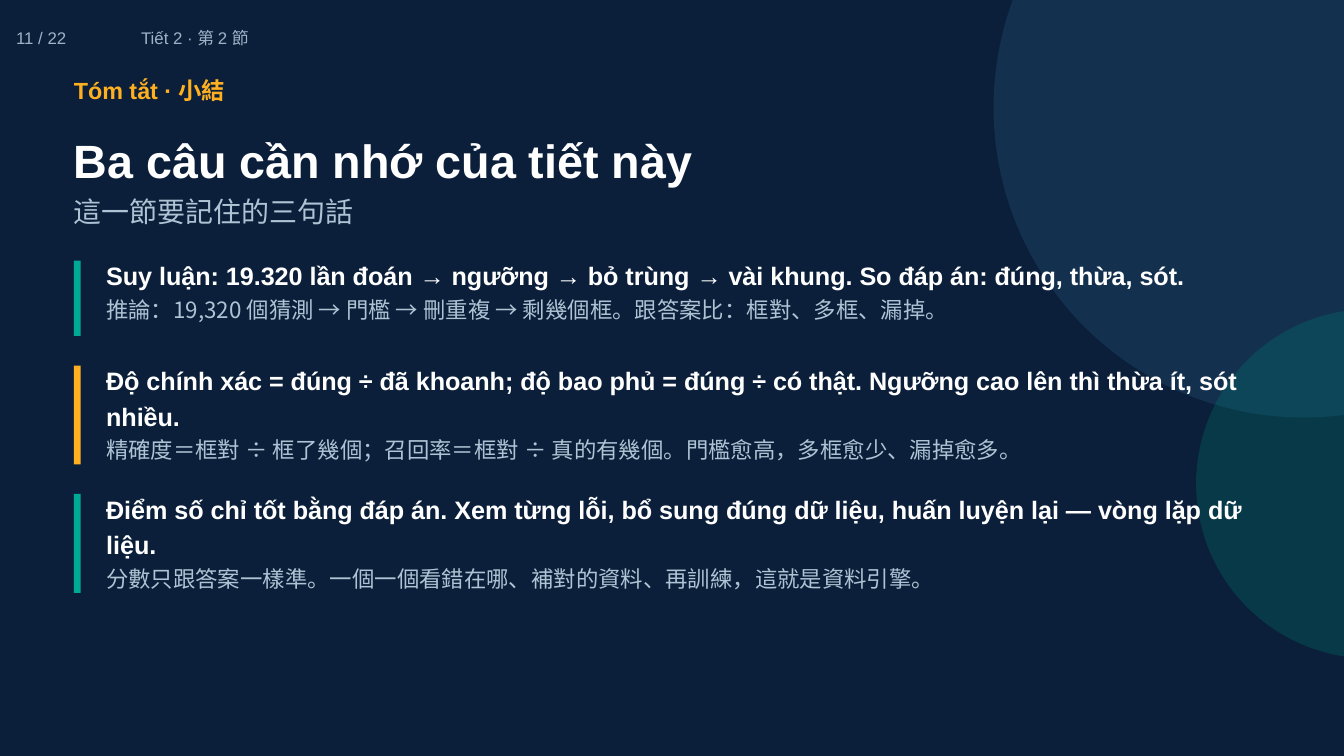
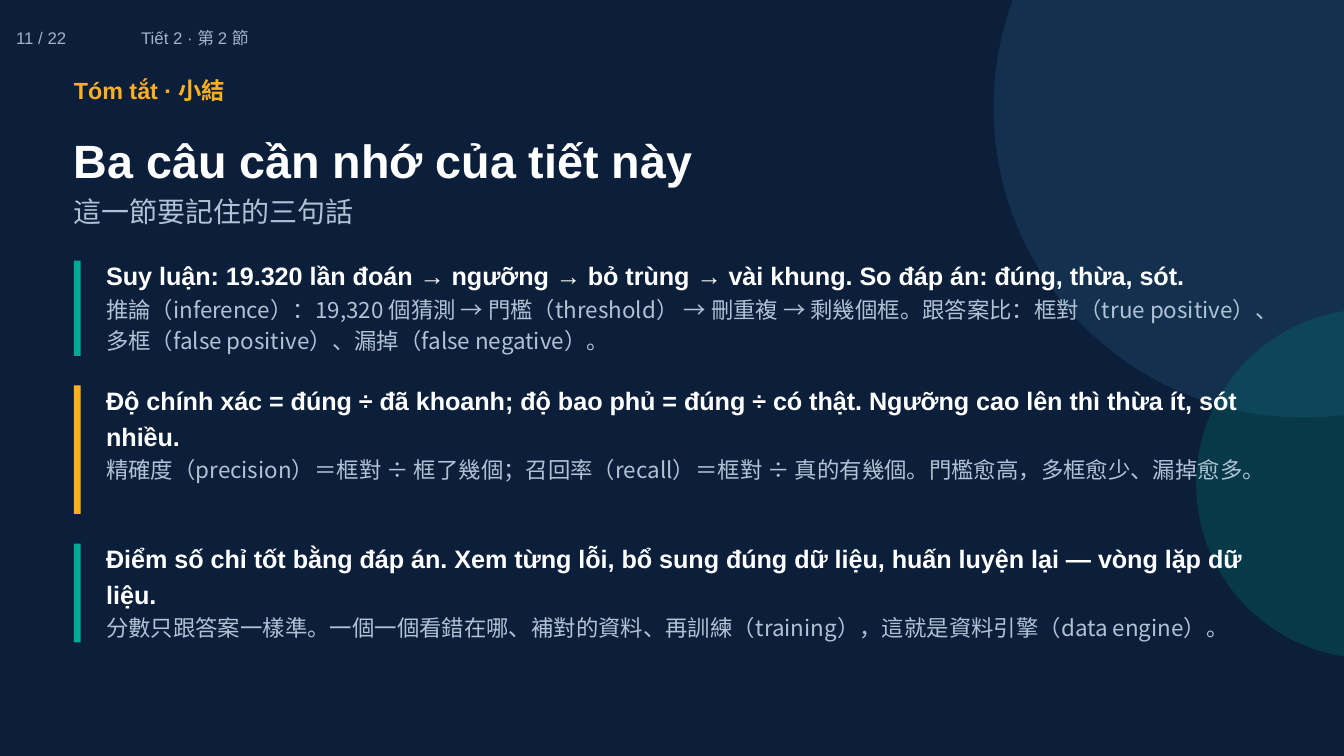
Before and after one commit to ch-neural/MITUST-Principles-of-Self-Driving-Cars, a slide deck: slide 11 of 第十週(11-12)/第十週_第2節_簡報.pptx. Drawn at 1344x756 pixels with LibreOffice and Linux fonts; fonts in the diff are those of the drawing. Boxes give left, top, right and bottom in pixels: in the first picture for what was removed or moved away, otherwise in the second. Text is boxed around its words. In the diff, an @@ line names an element or a change of style, - is before the commit and + after.

```diff
--- a/第十週(11-12)/第十週_第2節_簡報.pptx
+++ b/第十週(11-12)/第十週_第2節_簡報.pptx
@@ rectangle: place and size @@
-rectangle at (74,261,81,336)
+rectangle at (74,261,81,356)
@@ text at (106,299,1278,355): text changed @@
-推論：19,320 個猜測 → 門檻 → 刪重複 → 剩幾個框。跟答案比：框對、多框、漏掉。
+推論（inference）：19,320 個猜測 → 門檻（threshold） → 刪重複 → 剩幾個框。跟答案比：框對（true positive）、多框（false positive）、漏掉（false negative）。
@@ rectangle: place and size @@
-rectangle at (74,366,81,465)
+rectangle at (74,386,81,515)
@@ text "Độ chính xác = đúng ...": place and size @@
-text "Độ chính xác = đúng ..." at (106,371,1237,461)
+text "Độ chính xác = đúng ..." at (106,391,1265,483)
@@ text at (106,459,1265,483): text changed @@
-精確度＝框對 ÷ 框了幾個；召回率＝框對 ÷ 真的有幾個。門檻愈高，多框愈少、漏掉愈多。
+精確度（precision）＝框對 ÷ 框了幾個；召回率（recall）＝框對 ÷ 真的有幾個。門檻愈高，多框愈少、漏掉愈多。
@@ text "Điểm số chỉ tốt bằng ...": place and size @@
-text "Điểm số chỉ tốt bằng ..." at (106,498,1242,589)
+text "Điểm số chỉ tốt bằng ..." at (106,548,1242,642)
@@ rectangle: place and size @@
-rectangle at (74,495,81,594)
+rectangle at (74,543,81,642)
@@ text at (106,617,1229,642): text changed @@
-分數只跟答案一樣準。一個一個看錯在哪、補對的資料、再訓練，這就是資料引擎。
+分數只跟答案一樣準。一個一個看錯在哪、補對的資料、再訓練（training），這就是資料引擎（data engine）。
```
Also in this commit, not shown: 18 other slides changed, 5 other files.
